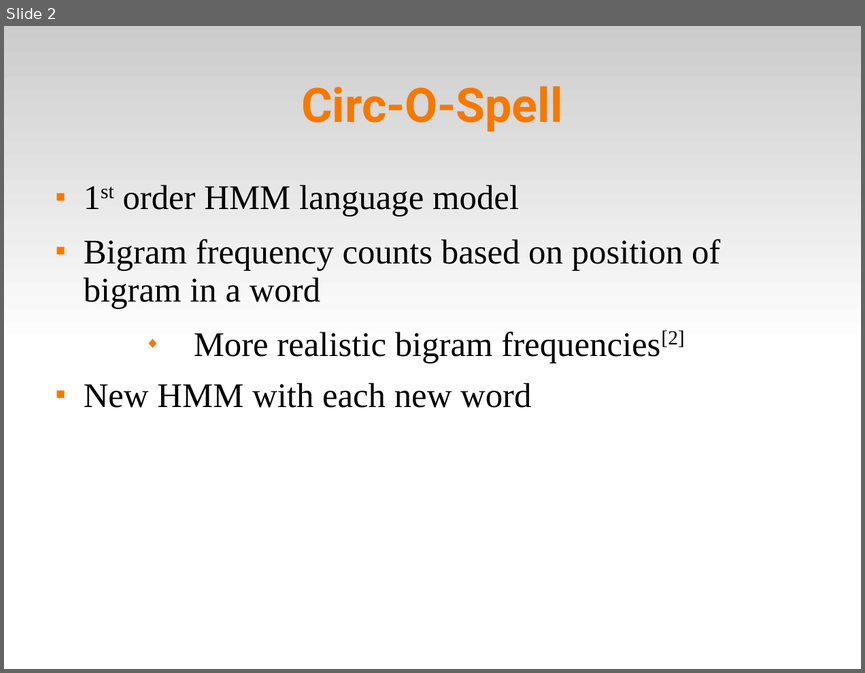
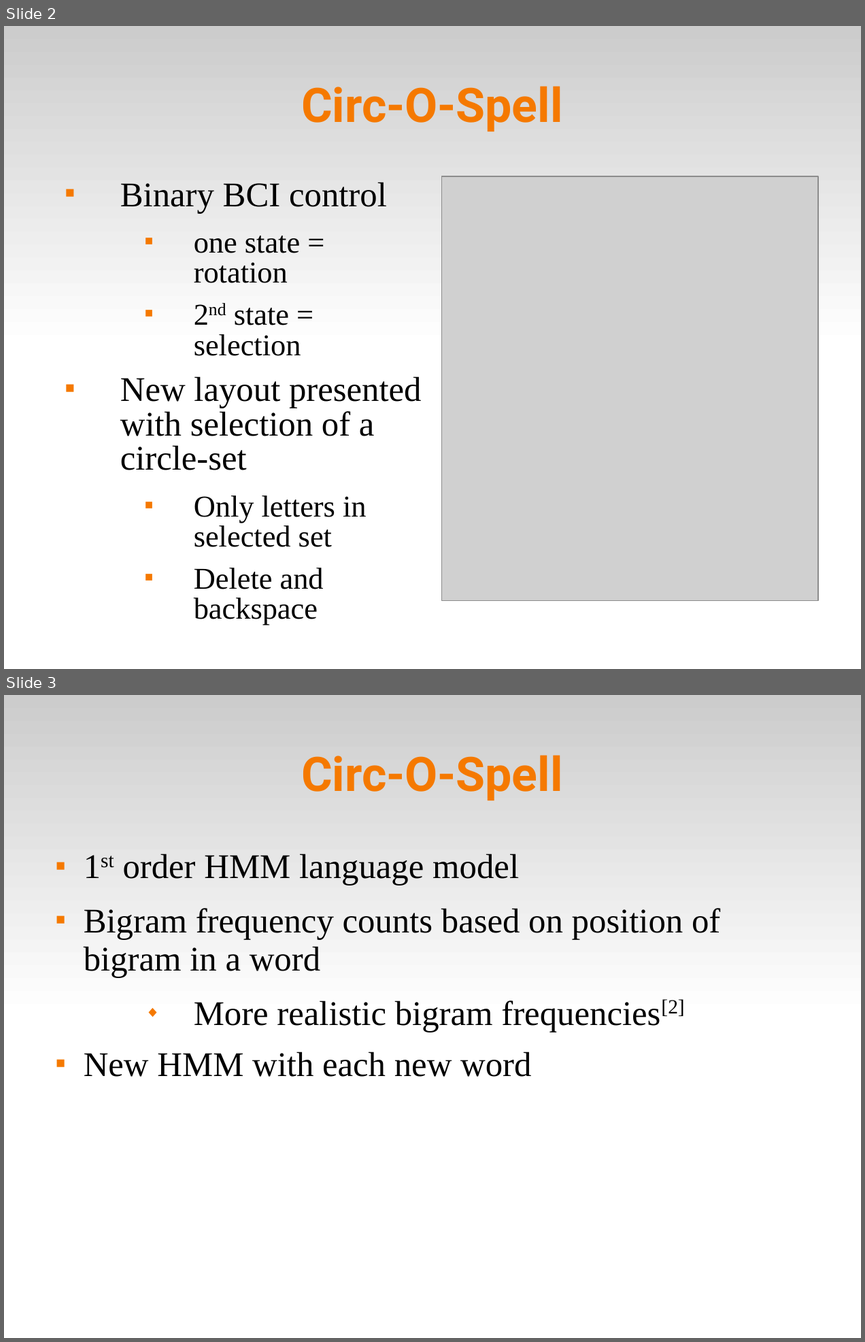
Before and after one commit to abdullah38rcc/BCI-Virtual-Keyboard, a slide deck: circlespell/docs/circlespell.ppt. Shown one above the other, each under a label of ours: slide 2 before the commit, slides 2 and 3 after it. The pictures are 865x673 and 865x1342 pixels, drawn with LibreOffice and Linux fonts; fonts in the diff are those of the drawing; grey boxes stand for pictures. Boxes give left, top, right and bottom in pixels: in the first picture for what was removed or moved away, otherwise in the second. Text is boxed around its words. In the diff, an @@ line names an element or a change of style, - is before the commit and + after.

Commit message:
* removed 'del' from top-level in circlespell * added /pix dir with circlespell screenshots * finished 1st pass of circlespell part of ppt *

```diff
--- a/circlespell/docs/circlespell.ppt
+++ b/circlespell/docs/circlespell.ppt
@@ slide 2 added at [4, 26, 861, 669], background #FFFFFF; not listed: 1 template element that a slide beside it also shows @@
@@ title added at [301, 86, 563, 131], 44 pt, text #F57900, bold @@
+Circ-O-Spell
@@ text added at [120, 182, 422, 624], 28 pt, text #000000 @@
+■ Binary BCI control
+  ■ one state = rotation
+  ■ 2nd state = selection
+■ New layout presented with selection of a circle-set
+  ■ Only letters in selected set
+  ■ Delete and backspace
@@ picture added at [442, 176, 818, 601] @@
@@ what was slide 2 is now slide 3 @@
```
Also in this commit, not shown: 1 slide changed, 8 other files.
